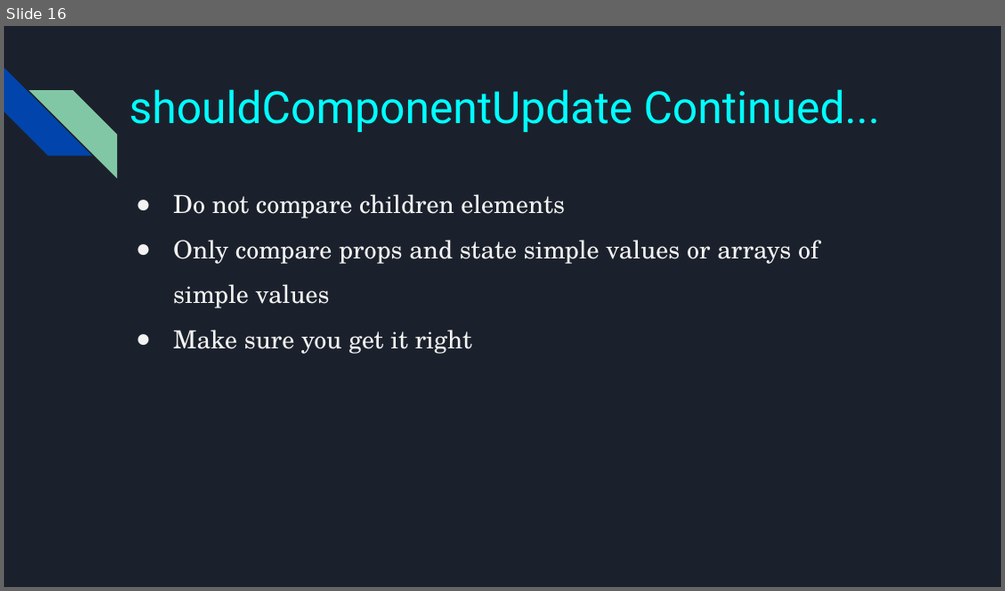
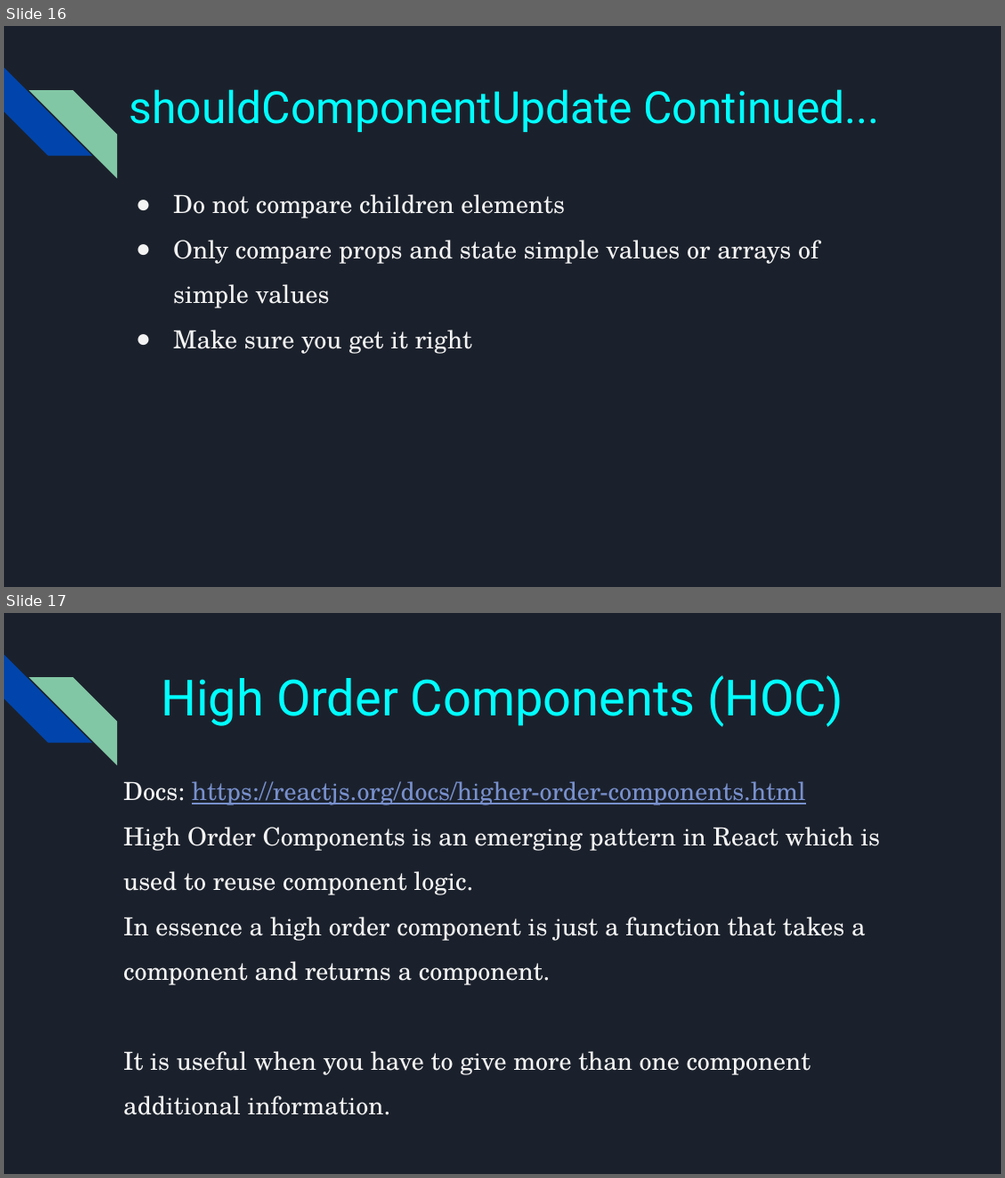
Before and after one commit to william-abboud/tech-huddle-react-redux-course-v1, a slide deck: Lecture-slides/React and Redux_ Lesson 3 - Routing, Refs, Performance Optimization, Higher Order Components, React Dev Tools.pptx. Shown one above the other, each under a label of ours: slide 16 before the commit, slides 16 and 17 after it. The pictures are 1005x591 and 1005x1178 pixels, drawn with LibreOffice and Linux fonts; fonts in the diff are those of the drawing. Boxes give left, top, right and bottom in pixels: in the first picture for what was removed or moved away, otherwise in the second. Text is boxed around its words. In the diff, an @@ line names an element or a change of style, - is before the commit and + after.

Commit message:
Updated slides

```diff
--- a/Lecture-slides/React and Redux_ Lesson 3 - Routing, Refs, Performance Optimization, Higher Order Components, React Dev Tools.pptx
+++ b/Lecture-slides/React and Redux_ Lesson 3 - Routing, Refs, Performance Optimization, Higher Order Components, React Dev Tools.pptx
@@ slide 17 added at bbox=[4, 613, 1001, 1174], background #1B212C; not listed: 2 template elements that a slide beside it also shows @@
@@ title added at bbox=[161, 675, 843, 727], 36 pt, text #00FFFF @@
+High Order Components (HOC)
@@ text added at bbox=[123, 781, 880, 1115], 18 pt, text #F3F3F3 @@
+Docs: https://reactjs.org/docs/higher-order-components.html
+High Order Components is an emerging pattern in React which is used to reuse component logic.
+In essence a high order component is just a function that takes a component and returns a component.
+It is useful when you have to give more than one component additional information.
```
Also in this commit, not shown: 1 other slide added, 1 other file.
